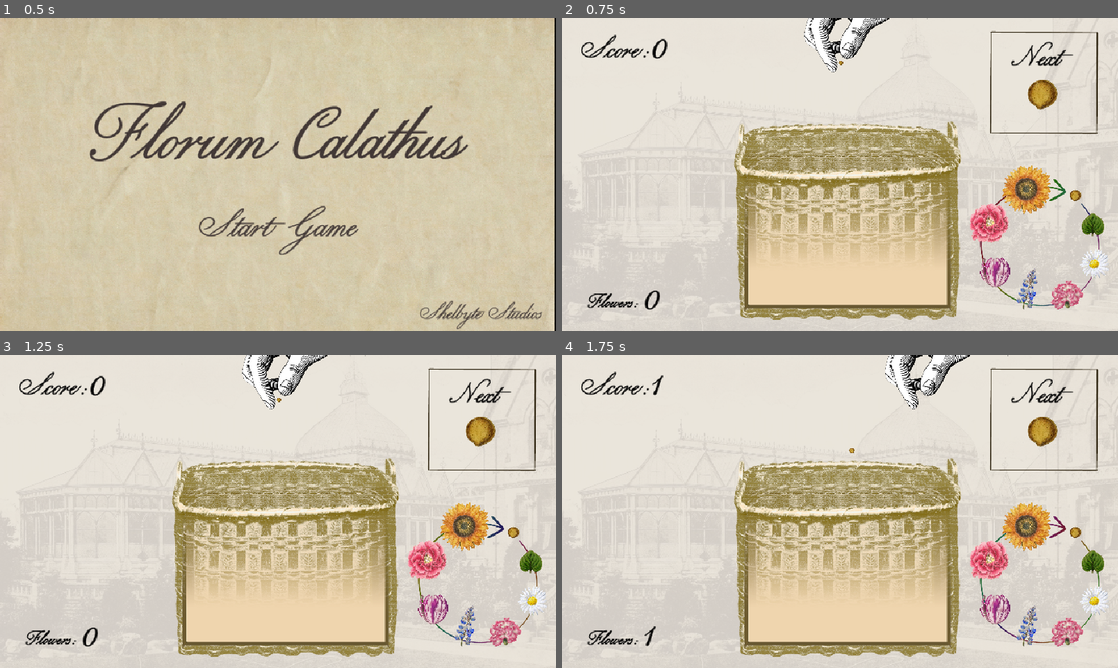
Above: before the commit, frames 1-4 (two rows, left to right).
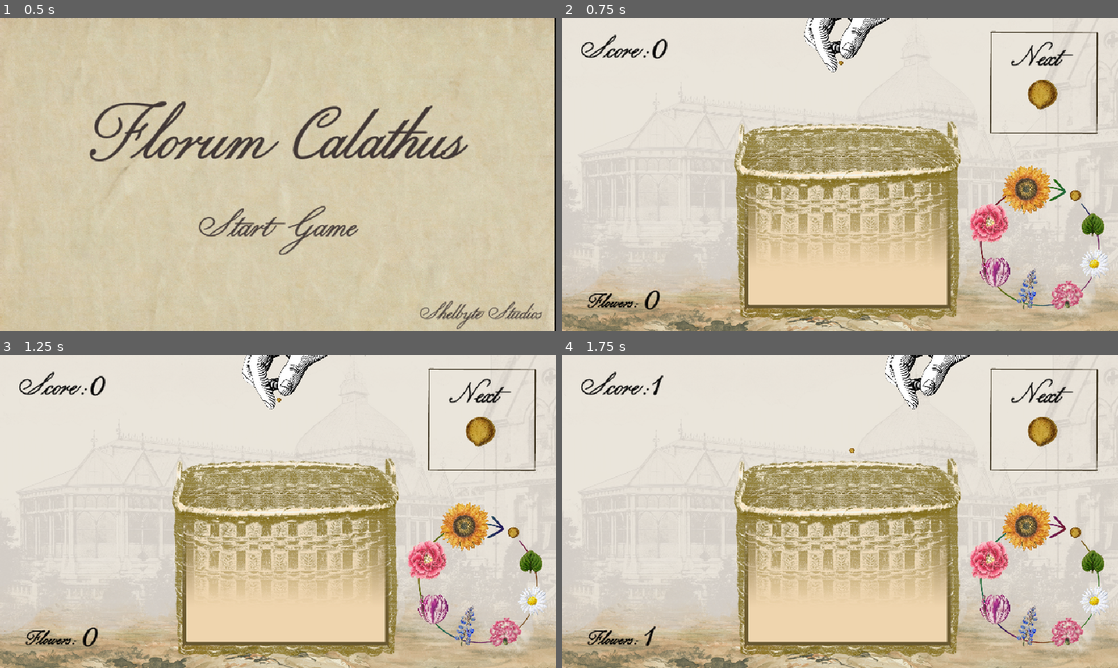
Above: after the commit, the same moments.

Repository: ClebMartin/GMTKGameJam2025
Game: Godot game, scene res://scenes/mainMenu.tscn
Same seed, same stepped clock (60 frames per second), same inputs: the game is played once before the commit and once after it.
Inputs (mouse positions are in pixels of both pictures, inside the frame that each line leads up to):
- Up to frame 1 (0.5 s): no input
- Up to frame 2 (0.75 s): click "Start Game" at 0.5 s
- Up to frame 3 (1.25 s): no input
- Up to frame 4 (1.75 s): tap Enter at 1.25 s; move the mouse to (962, 495) at 1.27 s; hold Right (right) from 1.28 s (still down); hold Space (drop) from 1.28 s (still down)

Frame 1 is identical in both runs. In frame 2, 9.8% of the frame differs, in the area x 0-100%, y 77-100%; in frame 3, 9.8%; in frame 4, 9.8%.

Commit message:
added bg stuff and menus

Diff:
--- a/gmtk-game-jam-2025/scenes/game.tscn
+++ b/gmtk-game-jam-2025/scenes/game.tscn
@@ -6,6 +6,7 @@
 [ext_resource type="Texture2D" uid="uid://clbrep7hsqkjj" path="res://assets/sprites/texturePaper.jpg" id="2_iywne"]
 [ext_resource type="PackedScene" uid="uid://igw3ym3x2ynf" path="res://scenes/basket.tscn" id="2_yqjtg"]
 [ext_resource type="PackedScene" uid="uid://ckwxsg8n57wix" path="res://scenes/player.tscn" id="3_lnu2h"]
+[ext_resource type="Texture2D" uid="uid://ct0m8jjprfcse" path="res://assets/sprites/ground@0.25x.png" id="3_suyxu"]
 [ext_resource type="FontFile" uid="uid://bylebo6njjpq" path="res://assets/fonts/OldScientificIllustration.ttf" id="4_lbhrr"]
 [ext_resource type="PackedScene" uid="uid://c2qa0oan4fjgc" path="res://scenes/utils/BackgroundMusic.tscn" id="5_iywne"]
 [ext_resource type="PackedScene" uid="uid://kspneow8828p" path="res://scenes/utils/BackgroundSounds.tscn" id="6_p57ef"]
@@ -52,6 +53,11 @@
 scale = Vector2(0.722437, 0.722437)
 texture = ExtResource("2_0tnpc")
 
+[node name="Ground_0_25x" type="Sprite2D" parent="."]
+position = Vector2(481.554, 524)
+scale = Vector2(0.847222, 0.847222)
+texture = ExtResource("3_suyxu")
+
 [node name="behindBasket" type="ColorRect" parent="."]
 offset_left = 315.0
 offset_top = 229.0
--- /dev/null
+++ b/gmtk-game-jam-2025/scenes/game_over_menu.tscn
@@ -0,0 +1,65 @@
+[gd_scene load_steps=3 format=3 uid="uid://bwko6fqx1nvmq"]
+
+[ext_resource type="FontFile" uid="uid://bylebo6njjpq" path="res://assets/fonts/OldScientificIllustration.ttf" id="1_6ebp1"]
+
+[sub_resource type="Theme" id="Theme_6ebp1"]
+default_font = ExtResource("1_6ebp1")
+default_font_size = 60
+
+[node name="GameOverMenu" type="Control"]
+process_mode = 3
+layout_mode = 3
+anchors_preset = 15
+anchor_right = 1.0
+anchor_bottom = 1.0
+grow_horizontal = 2
+grow_vertical = 2
+
+[node name="PanelContainer" type="PanelContainer" parent="."]
+layout_mode = 1
+anchors_preset = 8
+anchor_left = 0.5
+anchor_top = 0.5
+anchor_right = 0.5
+anchor_bottom = 0.5
+offset_left = -225.0
+offset_top = -119.0
+offset_right = 227.0
+offset_bottom = 119.0
+grow_horizontal = 2
+grow_vertical = 2
+scale = Vector2(0.99599, 1)
+
+[node name="VBoxContainer" type="VBoxContainer" parent="PanelContainer"]
+layout_mode = 2
+
+[node name="Score" type="Label" parent="PanelContainer/VBoxContainer"]
+layout_mode = 2
+theme = SubResource("Theme_6ebp1")
+theme_override_colors/font_color = Color(0, 0, 0, 1)
+theme_override_fonts/font = ExtResource("1_6ebp1")
+theme_override_font_sizes/font_size = 72
+text = "Score:"
+horizontal_alignment = 1
+
+[node name="Number" type="Label" parent="PanelContainer/VBoxContainer"]
+layout_mode = 2
+theme = SubResource("Theme_6ebp1")
+theme_override_colors/font_color = Color(0, 0, 0, 1)
+theme_override_fonts/font = ExtResource("1_6ebp1")
+theme_override_font_sizes/font_size = 72
+horizontal_alignment = 1
+
+[node name="Restart" type="Button" parent="PanelContainer/VBoxContainer"]
+layout_mode = 2
+theme_override_fonts/font = ExtResource("1_6ebp1")
+theme_override_font_sizes/font_size = 60
+text = "Restart
+"
+
+[node name="Main Menu2" type="Button" parent="PanelContainer/VBoxContainer"]
+layout_mode = 2
+theme_override_fonts/font = ExtResource("1_6ebp1")
+theme_override_font_sizes/font_size = 60
+text = "Main Menu
+"
Binary file added: gmtk-game-jam-2025/assets/sprites/ground@0.25x.png
Not shown, added: gmtk-game-jam-2025/assets/sprites/ground@0.25x.png.import
Not shown: 1 places in gmtk-game-jam-2025/scenes/game.tscn that only renumber resources
